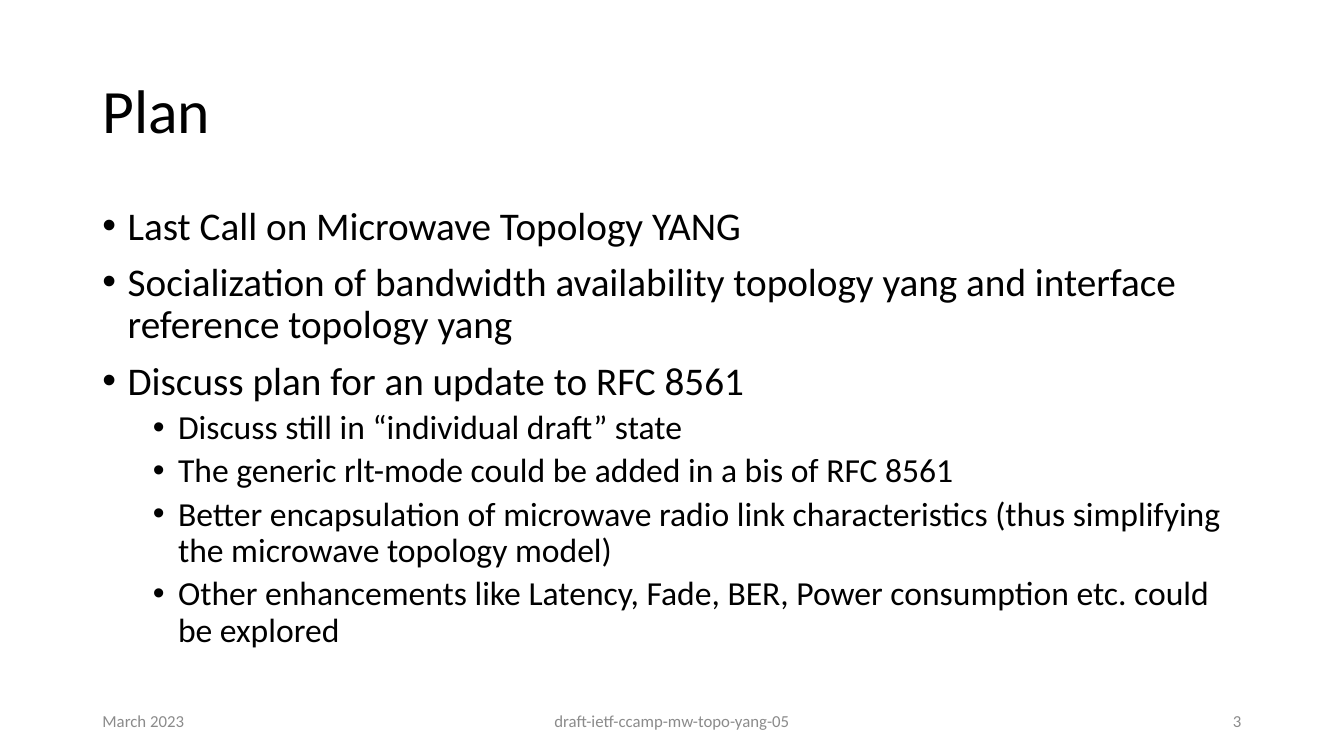
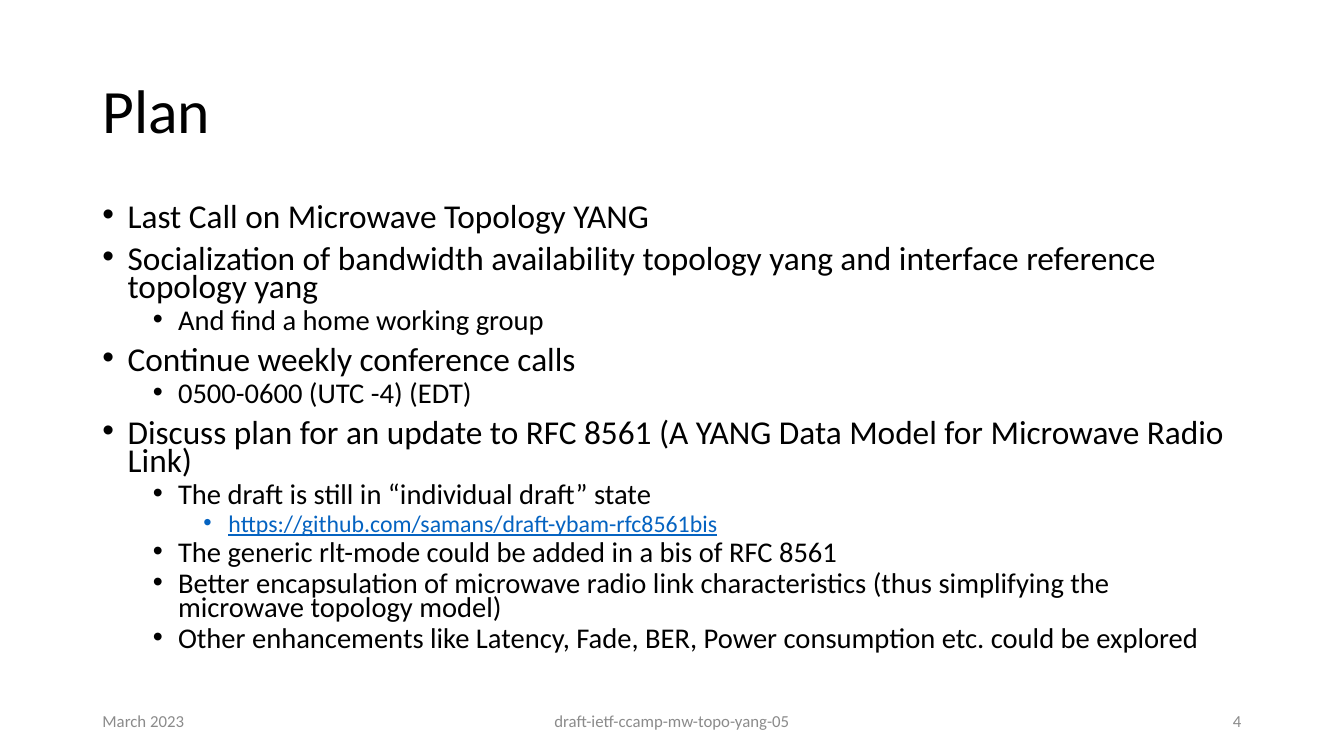
Before and after one commit to ietf-ccamp-wg/draft-ietf-ccamp-mw-topo-yang, a slide deck: slide 4 of presentations/IETF 116 - YANG Data Model for Microwave Topology-05-v01.pptx (slide 3 before the commit). Drawn at 1344x756 pixels with LibreOffice and Linux fonts; fonts in the diff are those of the drawing. Boxes give left, top, right and bottom in pixels: in the first picture for what was removed or moved away, otherwise in the second. Text is boxed around its words. In the diff, an @@ line names an element or a change of style, - is before the commit and + after.

```diff
--- a/presentations/IETF 116 - YANG Data Model for Microwave Topology-05-v01.pptx
+++ b/presentations/IETF 116 - YANG Data Model for Microwave Topology-05-v01.pptx
@@ text at (x1=128, y1=205, x2=1198, y2=653): size 28 to 23.8 pt in "Last Call on Microwave Topology YANG", "Socialization of bandwidth availability topology yang and ..."; size 24 to 20.4 pt in "The generic rlt-mode could be added in ...", "Better encapsulation of microwave radio link characteristics ...", "Other enhancements like Latency, Fade, BER, Power ..."; line spacing 0.9 to 0.7 @@
@@ text at (x1=128, y1=310, x2=1224, y2=536): text changed; size 24 to 23.8 pt @@
-• Discuss plan for an update to RFC 8561
-  • Discuss still in “individual draft” state
+  • And find a home working group
+• Continue weekly conference calls
+  • 0500-0600 (UTC -4) (EDT)
+• Discuss plan for an update to RFC 8561 (A YANG Data Model for Microwave Radio Link)
+  • The draft is still in “individual draft” state
+    • https://github.com/samans/draft-ybam-rfc8561bis
@@ page number at (x1=1233, y1=716, x2=1241, y2=727): text changed @@
-3
+4
```
Also in this commit, not shown: 1 other slide changed, 1 slide added, 3 other files.
